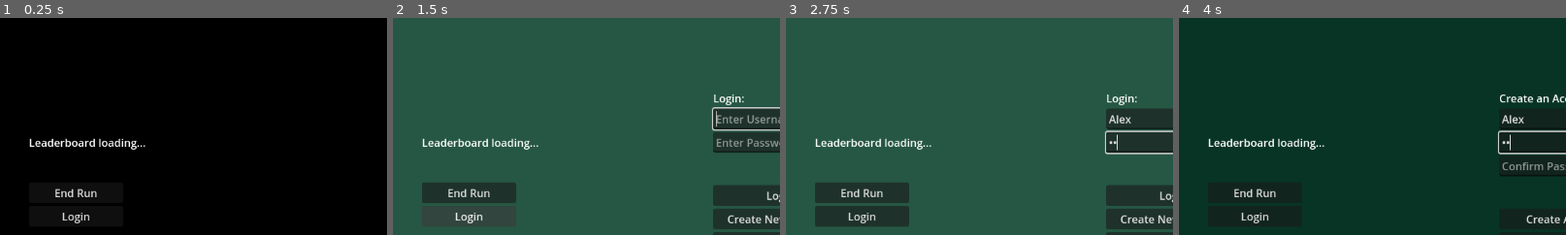
Above: before the commit, frames 1-4 (left to right).
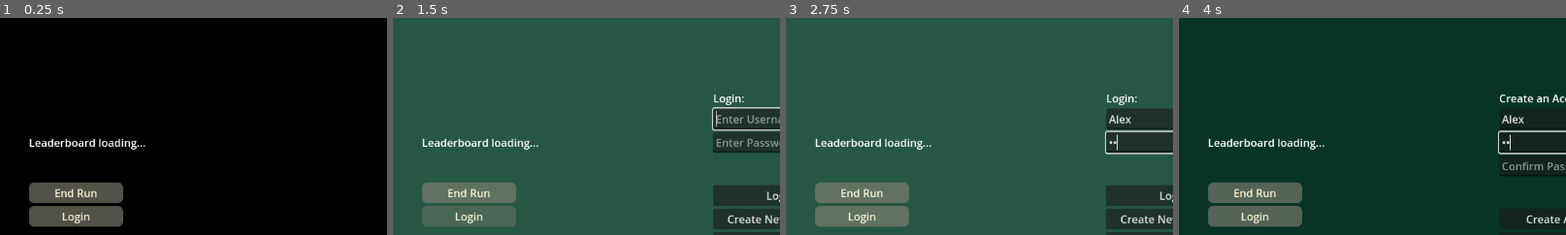
Above: after the commit, the same moments.

Repository: dustngroh/CapstoneProject
Game: Godot game, scene res://scenes/levels/alternate_levels/endless_run.tscn
The game is run twice, just before and just after one commit, with the same random seed, the same clock (stepped at 60 frames per second) and the same inputs. This scene is started directly instead of the project's main scene.
Inputs (mouse positions are % of the whole screen's width and height, from its top left):
- Up to frame 1 (0.25 s): no input
- Up to frame 2 (1.5 s): click "End Run" at 0.5 s; click "Login" at 1.25 s
- Up to frame 3 (2.75 s): click (50, 29) at 2.02 s; type "Alex" at 2.1 s; click (50, 34) at 2.25 s; type "12" at 2.33 s
- Up to frame 4 (4 s): click "Create New Account" at 2.75 s; click (50, 29) at 3.52 s; type "Alex" at 3.6 s; click (50, 34) at 3.75 s; type "12" at 3.83 s; click (50, 40) at 3.98 s
The pictures show only the part of the screen within x 0-50%, y 6-55%; the shares and areas given below are measured in that part.

The runs differ from the first frame. In frame 1, 4.6% of the frame differs, in the area x 7-32%, y 75-97%; in frame 2, 4.4%; in frame 3, 4.6%; in frame 4, 4.6%.

Commit message:
Update EndlessRun buttons.

Diff:
--- a/run-game/scenes/levels/alternate_levels/endless_run.tscn
+++ b/run-game/scenes/levels/alternate_levels/endless_run.tscn
@@ -11,6 +11,7 @@
 [ext_resource type="PackedScene" uid="uid://cxp4o16ogctgi" path="res://scenes/levels/endless_level_chunks/endless_level_3.tscn" id="4_lhppd"]
 [ext_resource type="PackedScene" uid="uid://bnhtx0g2iwbf8" path="res://scenes/levels/endless_level_chunks/endless_level_4.tscn" id="5_nl7dp"]
 [ext_resource type="PackedScene" uid="uid://co22yqlcbx25r" path="res://scenes/common/ui/volume_slider.tscn" id="7_6y4i2"]
+[ext_resource type="Theme" uid="uid://df3rrd7p3483n" path="res://assets/themes/mush_theme.tres" id="11_5i8ja"]
 
 [node name="EndlessRun" type="Node2D"]
 script = ExtResource("1_5jfvm")
@@ -79,12 +80,14 @@
 [node name="MainMenuButton" type="Button" parent="EndlessRunUI/VBoxContainer/Buttons"]
 custom_minimum_size = Vector2(140, 0)
 layout_mode = 2
+theme = ExtResource("11_5i8ja")
 text = "End Run"
 metadata/_edit_use_anchors_ = true
 
 [node name="LoginButton" type="Button" parent="EndlessRunUI/VBoxContainer/Buttons"]
 visible = false
 layout_mode = 2
+theme = ExtResource("11_5i8ja")
 text = "Login"
 
 [node name="VSpace" type="MarginContainer" parent="EndlessRunUI/VBoxContainer/Buttons"]
Not shown: 1 places in run-game/scenes/levels/alternate_levels/endless_run.tscn that only renumber resources
Not shown, changed: docs/index.html
Not shown, changed: docs/index.pck
